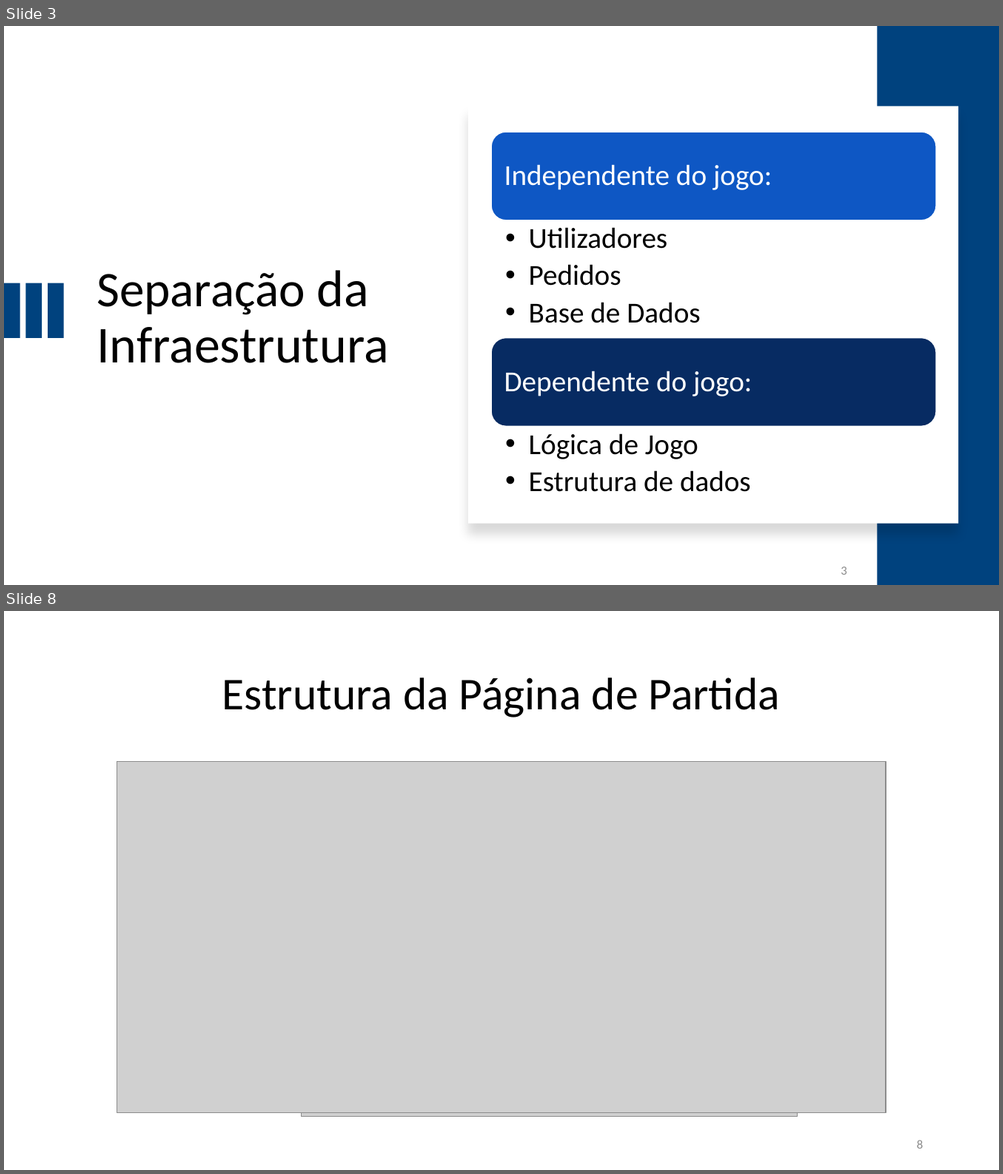
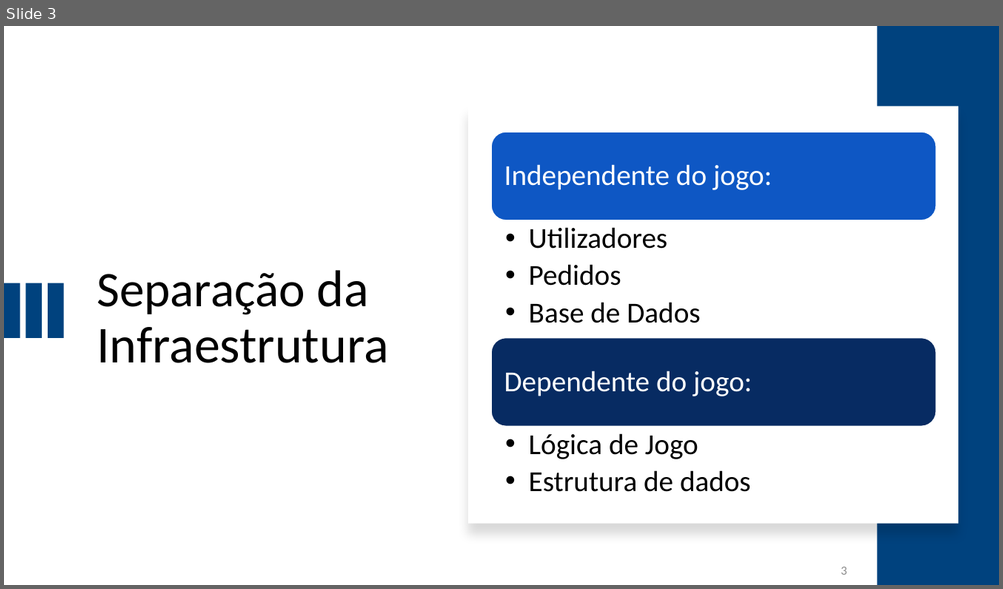
Before and after one commit to i-on-project/turn-games-fw, a slide deck: docs/Demonstration/adG25.pptx. Shown one above the other, each under a label of ours: slides 3 and 8 before the commit, slide 3 after it; the slides between them are not shown. The pictures are 1003x1174 and 1003x589 pixels, drawn with LibreOffice and Linux fonts; fonts in the diff are those of the drawing; grey boxes stand for pictures. Boxes give left, top, right and bottom in pixels: in the first picture for what was removed or moved away, otherwise in the second. Text is boxed around its words. In the diff, an @@ line names an element or a change of style, - is before the commit and + after.

```diff
--- a/docs/Demonstration/adG25.pptx
+++ b/docs/Demonstration/adG25.pptx
@@ slide 8 removed at [4, 611, 999, 1170], background #FFFFFF @@
@@ title removed at [222, 678, 780, 718] @@
-Estrutura da Página de Partida
@@ picture removed at [117, 762, 886, 1113] @@
@@ picture removed at [301, 834, 797, 1117] @@
@@ page number removed at [916, 1140, 922, 1149] @@
-8
```
Also in this commit, not shown: 4 slides changed, 3 slides added, 1 other file.
